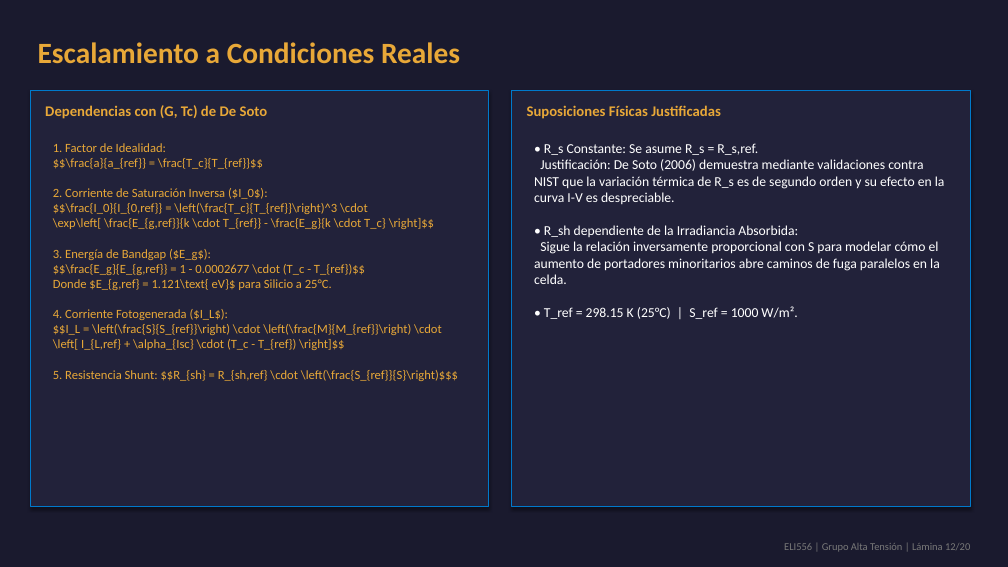
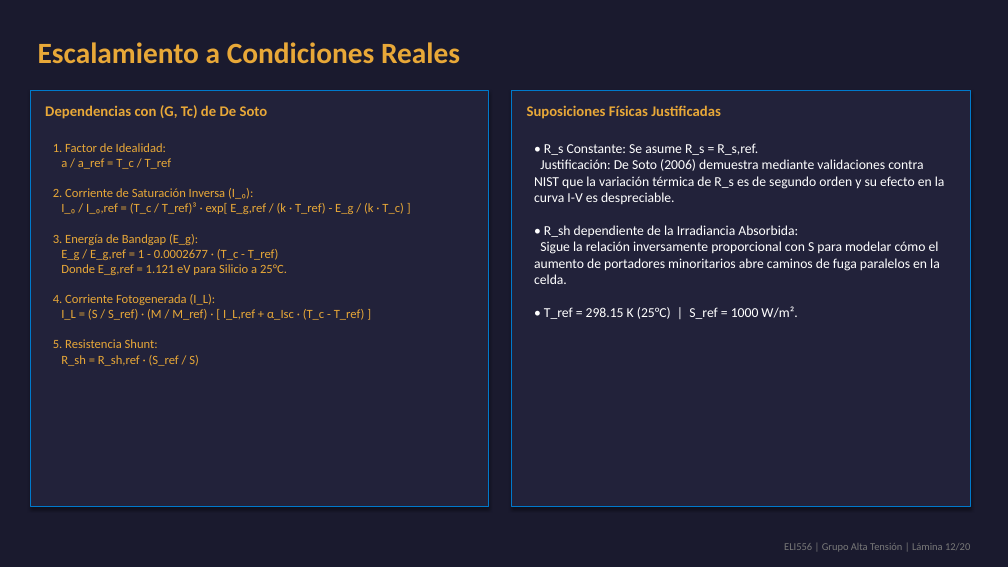
Before and after one commit to theChosen16/t2-paneles, a slide deck: slide 12 of output/Presentacion_Final_ELI556_Atacama.pptx. Drawn at 1008x567 pixels with LibreOffice and Linux fonts; fonts in the diff are those of the drawing. Boxes give left, top, right and bottom in pixels: in the first picture for what was removed or moved away, otherwise in the second. Text is boxed around its words. In the diff, an @@ line names an element or a change of style, - is before the commit and + after.

```diff
--- a/output/Presentacion_Final_ELI556_Atacama.pptx
+++ b/output/Presentacion_Final_ELI556_Atacama.pptx
@@ text at (53,143,404,366): text changed @@
-1. Factor de Idealidad:
-$$\frac{a}{a_{ref}} = \frac{T_c}{T_{ref}}$$
-2. Corriente de Saturación Inversa ($I_0$):
-$$\frac{I_0}{I_{0,ref}} = \left(\frac{T_c}{T_{ref}}\right)^3 \cdot \exp\left[ \frac{E_{g,ref}}{k \cdot T_{ref}} - \frac{E_g}{k \cdot T_c} \right]$$
-3. Energía de Bandgap ($E_g$):
-$$\frac{E_g}{E_{g,ref}} = 1 - 0.0002677 \cdot (T_c - T_{ref})$$
-Donde $E_{g,ref} = 1.121\text{ eV}$ para Silicio a 25°C.
-4. Corriente Fotogenerada ($I_L$):
-$$I_L = \left(\frac{S}{S_{ref}}\right) \cdot \left(\frac{M}{M_{ref}}\right) \cdot \left[ I_{L,ref} + \alpha_{Isc} \cdot (T_c - T_{ref}) \right]$$
-5. Resistencia Shunt: $$R_{sh} = R_{sh,ref} \cdot \left(\frac{S_{ref}}{S}\right)$$$
+1. Factor de Idealidad:
+a / a_ref = T_c / T_ref
+2. Corriente de Saturación Inversa (I_₀):
+I_₀ / I_₀,ref = (T_c / T_ref)³ · exp[ E_g,ref / (k · T_ref) - E_g / (k · T_c) ]
+3. Energía de Bandgap (E_g):
+E_g / E_g,ref = 1 - 0.0002677 · (T_c - T_ref)
+Donde E_g,ref = 1.121 eV para Silicio a 25°C.
+4. Corriente Fotogenerada (I_L):
+I_L = (S / S_ref) · (M / M_ref) · [ I_L,ref + α_Isc · (T_c - T_ref) ]
+5. Resistencia Shunt:
+R_sh = R_sh,ref · (S_ref / S)
```
Also in this commit, not shown: 6 other slides changed, 8 other files.
